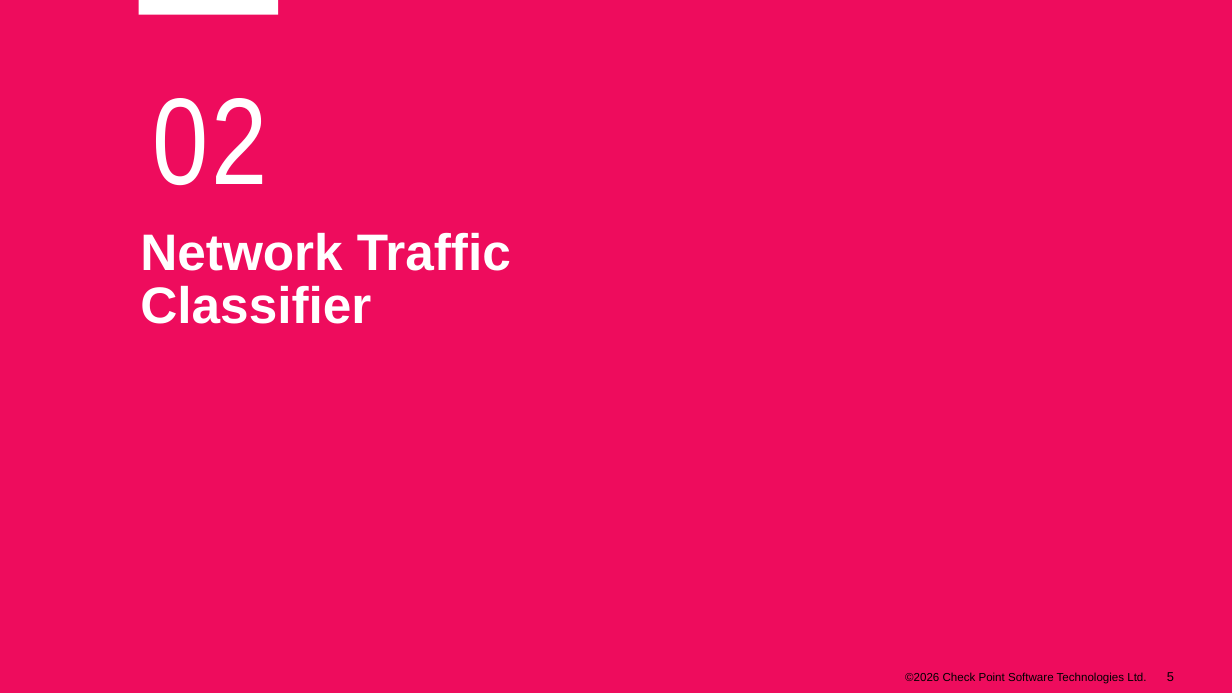
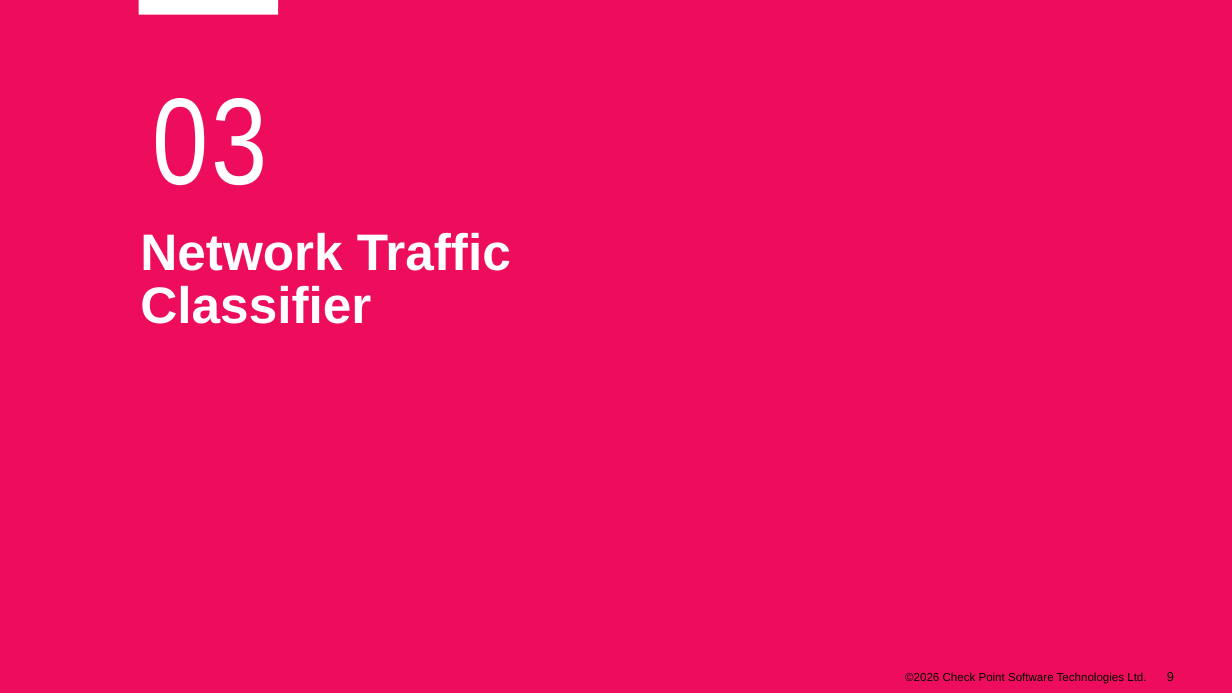
Before and after one commit to alshawwaf/ai-basic-training, a slide deck: slide 9 of stage1_classic_ml/04_decision_trees/Lecture-4-Decision-Trees.pptx (slide 5 before the commit). Drawn at 1232x693 pixels with LibreOffice and Linux fonts; fonts in the diff are those of the drawing; background and template pictures are left out. Boxes give left, top, right and bottom in pixels: in the first picture for what was removed or moved away, otherwise in the second. Text is boxed around its words. In the diff, an @@ line names an element or a change of style, - is before the commit and + after.

```diff
--- a/stage1_classic_ml/04_decision_trees/Lecture-4-Decision-Trees.pptx
+++ b/stage1_classic_ml/04_decision_trees/Lecture-4-Decision-Trees.pptx
@@ text at (153, 98, 268, 186): text changed @@
-02
+03
@@ page number at (1167, 672, 1174, 681): text changed @@
-5
+9
```
Also in this commit, not shown: 6 other slides changed, 5 slides added, 3 slides removed.
